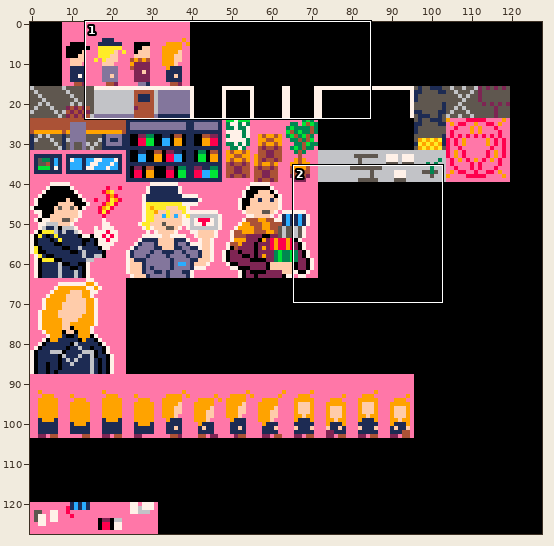
File history of a sprite sheet, atlas.png. Above, an overview of the earlier version with the close-up marked.
Close-up. The starting point:
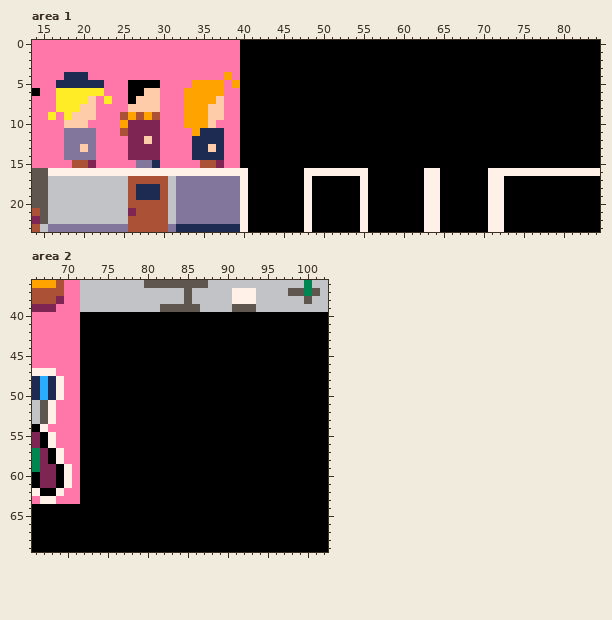
The file is 128x128 pixels. Shown: area 1: x 14..84, y 0..23; area 2: x 66..102, y 36..69. The commit also changed other parts of the picture, which this record leaves out.
New version:
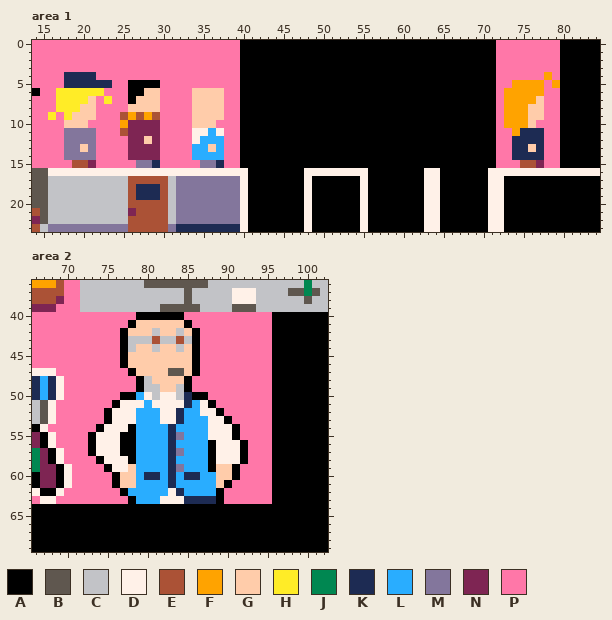
Palette (. is transparent): A #000000  B #5f574f  C #c2c3c7  D #fff1e8  E #ab5236  F #ffa300  G #ffccaa  H #ffec27  J #008751  K #1d2b53  L #29adff  M #83769c  N #7e2553  P #ff77a8
Diff:
Area 1:
y 0..3: x 72..79 AAAAAAAA -> PPPPPPPP
y 4: x 21 P -> K; x 38 F -> P; x 72..79 AAAAAAAA -> PPPPPPFP
y 5: x 17 K -> P; x 23 P -> K; x 34..37 FFFF -> PPPP; x 39 F -> P; x 72..79 AAAAAAAA -> PPFFFFPF
y 6: x 33..37 FFFFF -> PGGGG; x 72..79 AAAAAAAA -> PFFFFFPP
y 7: x 33..36 FFFF -> PGGG; x 72..79 AAAAAAAA -> PFFFFGPP
y 8..9: x 33..35 FFF -> PGG; x 72..79 AAAAAAAA -> PFFFGGPP
y 10: x 33..35 FFF -> PGG; x 72..79 AAAAAAAA -> PFFFGPPP
y 11: x 34..37 FKKK -> DDLD; x 72..79 AAAAAAAA -> PPFKKKPP
y 12: x 34..37 KKKK -> DLLL; x 72..79 AAAAAAAA -> PPKKKKPP
y 13: x 34..35 KK -> LL; x 37 K -> L; x 72..79 AAAAAAAA -> PPKKGKPP
y 14: x 34..37 KKKK -> LLLL; x 72..79 AAAAAAAA -> PPKKKKPP
y 15: x 35..37 EEN -> MMK; x 72..79 AAAAAAAA -> PPPEENPP
Area 2:
y 40: x 72..78 AAAAAAA -> PPPPPPP; x 85..95 AAAAAAAAAAA -> PPPPPPPPPPP
y 41: x 72..77 AAAAAA -> PPPPPP; x 79..84 AAAAAA -> GGGGGG; x 86..95 AAAAAAAAAA -> PPPPPPPPPP
y 42: x 72..76 AAAAA -> PPPPP; x 78..85 AAAAAAAA -> GGGCGGCG; x 87..95 AAAAAAAAA -> PPPPPPPPP
y 43: x 72..76 AAAAA -> PPPPP; x 78..85 AAAAAAAA -> CCCECCEC; x 87..95 AAAAAAAAA -> PPPPPPPPP
y 44: x 72..76 AAAAA -> PPPPP; x 78..85 AAAAAAAA -> CGGCGGCG; x 87..95 AAAAAAAAA -> PPPPPPPPP
y 45..46: x 72..76 AAAAA -> PPPPP; x 78..85 AAAAAAAA -> GGGGGGGG; x 87..95 AAAAAAAAA -> PPPPPPPPP
y 47: x 72..77 AAAAAA -> PPPPPP; x 79..85 AAAAAAA -> GGGGBBG; x 87..95 AAAAAAAAA -> PPPPPPPPP
y 48: x 72..78 AAAAAAA -> PPPPPPP; x 80..84 AAAAA -> CGGGG; x 86..95 AAAAAAAAAA -> PPPPPPPPPP
y 49: x 72..78 AAAAAAA -> PPPPPPP; x 80..84 AAAAA -> CCGGC; x 86..95 AAAAAAAAAA -> PPPPPPPPPP
y 50: x 72..76 AAAAA -> PPPPP; x 79..85 AAAAAAA -> LDCDDCK; x 88..95 AAAAAAAA -> PPPPPPPP
y 51: x 72..75 AAAA -> PPPP; x 77..87 AAAAAAAAAAA -> DDDLDDDDKLD; x 89..95 AAAAAAA -> PPPPPPP
y 52: x 72..74 AAA -> PPP; x 76..88 AAAAAAAAAAAAA -> DDDLLLDDKLLDD; x 90..95 AAAAAA -> PPPPPP
y 53: x 72..74 AAA -> PPP; x 76..89 AAAAAAAAAAAAAA -> DDDLLLDDKLLLDD; x 91..95 AAAAA -> PPPPP
y 54: x 72..73 AA -> PP; x 75..77 AAA -> DDD; x 79..90 AAAAAAAAAAAA -> LLLLKLLLLDDD; x 92..95 AAAA -> PPPP
y 55: x 72 A -> P; x 74..76 AAA -> DDD; x 79..90 AAAAAAAAAAAA -> LLLLKMLLLDDD; x 92..95 AAAA -> PPPP
y 56: x 72 A -> P; x 74..76 AAA -> DDD; x 79..87 AAAAAAAAA -> LLLLKLLLL; x 89..91 AAA -> DDD; x 93..95 AAA -> PPP
y 57: x 72 A -> P; x 74..76 AAA -> DDD; x 79..87 AAAAAAAAA -> LLLLKMLLL; x 89..91 AAA -> DDD; x 93..95 AAA -> PPP
y 58: x 72..73 AA -> PP; x 75..77 AAA -> DDD; x 79..87 AAAAAAAAA -> LLLLKLLLL; x 89..91 AAA -> DDD; x 93..95 AAA -> PPP
y 59: x 72..74 AAA -> PPP; x 76..87 AAAAAAAAAAAA -> DDGLLLLKMLLL; x 89..90 AA -> GG; x 92..95 AAAA -> PPPP
y 60: x 72..75 AAAA -> PPPP; x 77..90 AAAAAAAAAAAAAA -> GGLKKLKLKKLLGG; x 92..95 AAAA -> PPPP
y 61: x 72..75 AAAA -> PPPP; x 77..89 AAAAAAAAAAAAA -> GGLLLLKLLLLLG; x 91..95 AAAAA -> PPPPP
y 62: x 72..76 AAAAA -> PPPPP; x 78..88 AAAAAAAAAAA -> LLLLLDKLLLL; x 90..95 AAAAAA -> PPPPPP
y 63: x 72..77 AAAAAA -> PPPPPP; x 79..88 AAAAAAAAAA -> LLLDDDKKKK; x 90..95 AAAAAA -> PPPPPP
